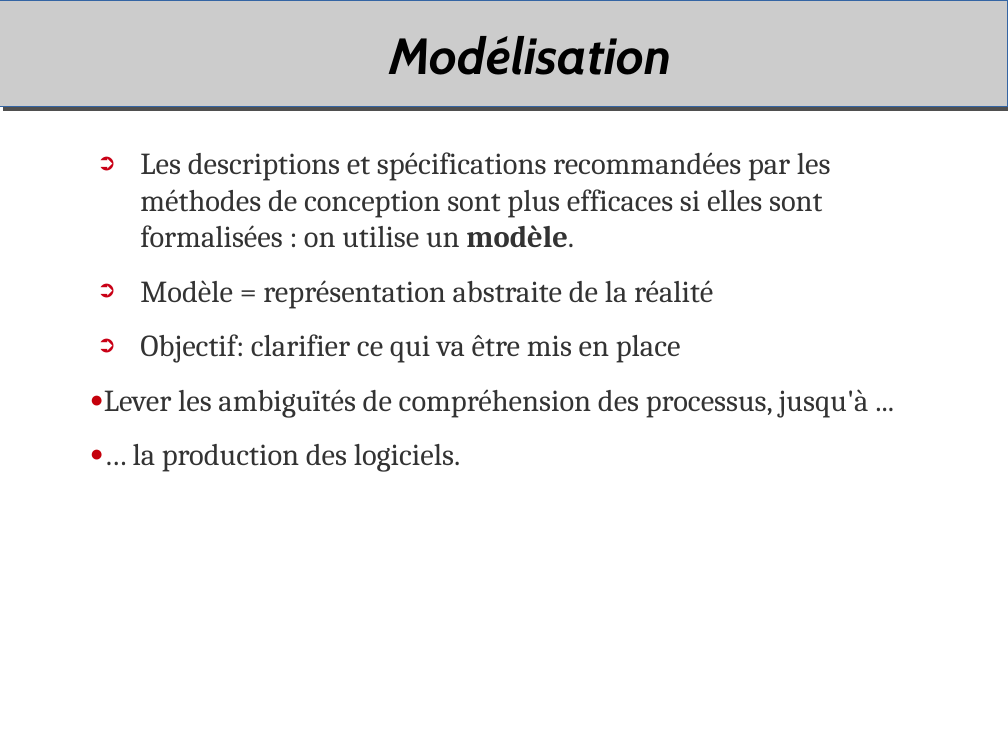
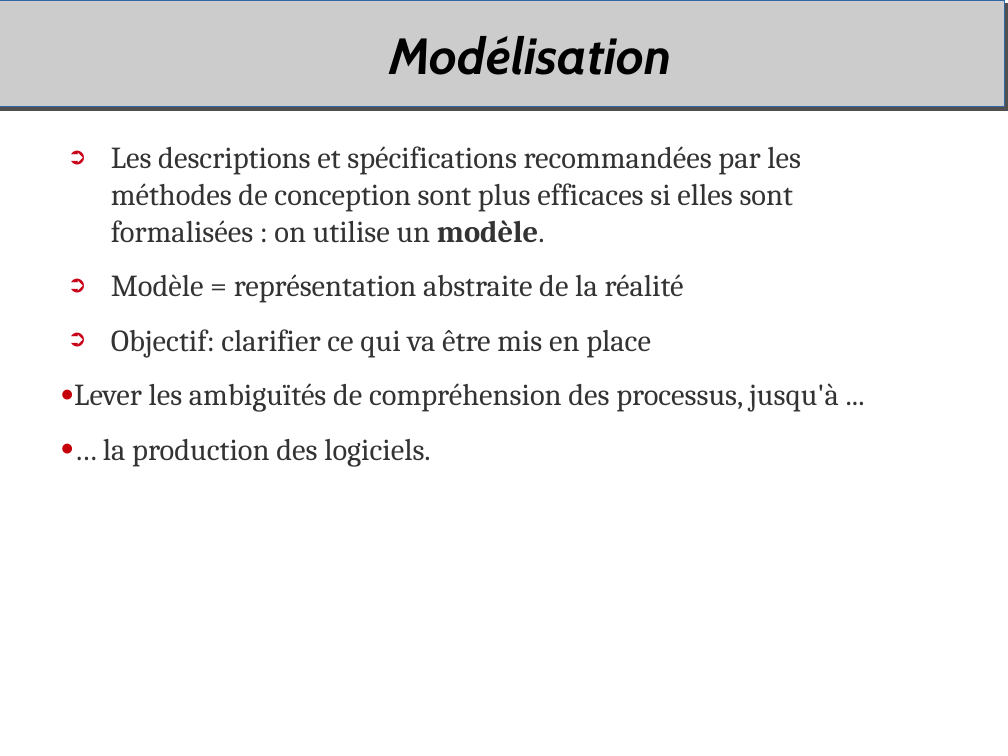
Before and after one commit to duanegris/texts, a slide deck: slide 24 of em-msi/it-s704/msi306-uml.odp (slide 13 before the commit). Drawn at 1008x756 pixels with LibreOffice and Linux fonts; fonts in the diff are those of the drawing; background and template pictures are left out. Boxes give left, top, right and bottom in pixels: in the first picture for what was removed or moved away, otherwise in the second. Text is boxed around its words. In the diff, an @@ line names an element or a change of style, - is before the commit and + after.

```diff
--- a/em-msi/it-s704/msi306-uml.odp
+++ b/em-msi/it-s704/msi306-uml.odp
@@ rectangle: place and size @@
-rectangle at [0,0,1008,107]
+rectangle at [0,0,1004,107]
@@ text "Les descriptions et spécifications recommandées ...": place and size @@
-text "Les descriptions et spécifications recommandées ..." at [104,152,869,472]
+text "Les descriptions et spécifications recommandées ..." at [74,146,839,467]
```
Also in this commit, not shown: 45 other slides changed, 11 slides added.
